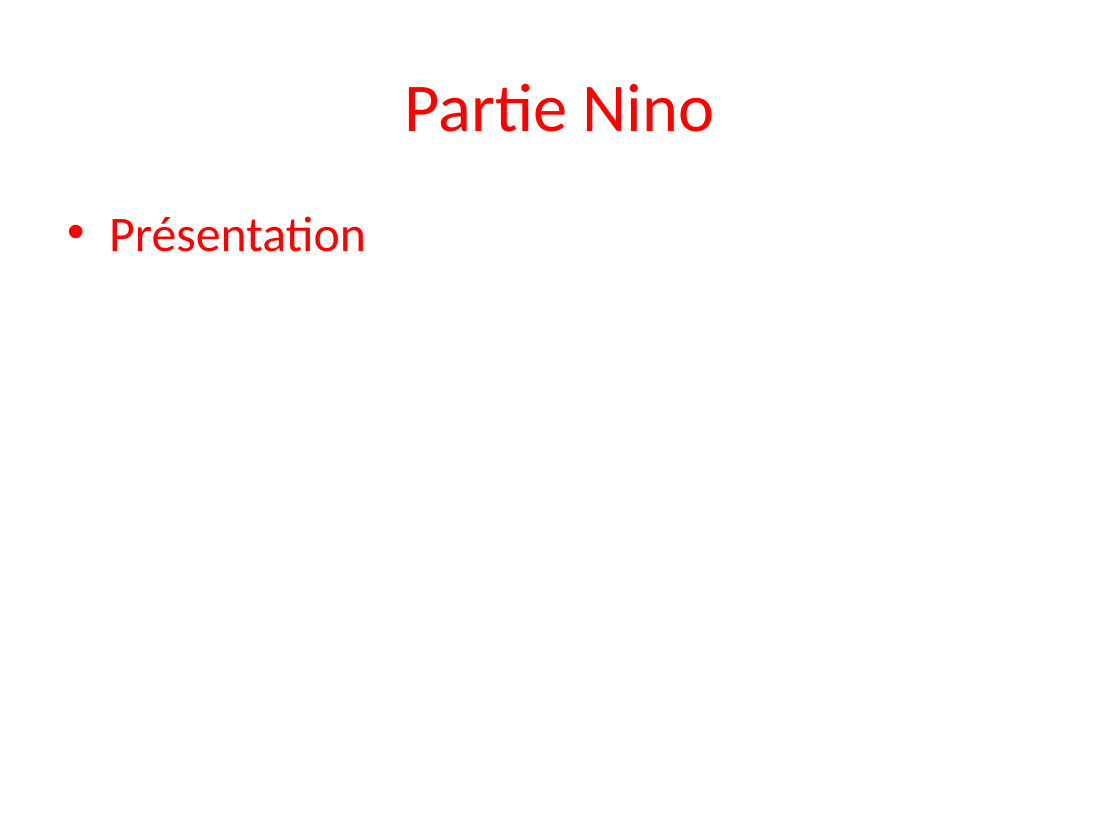
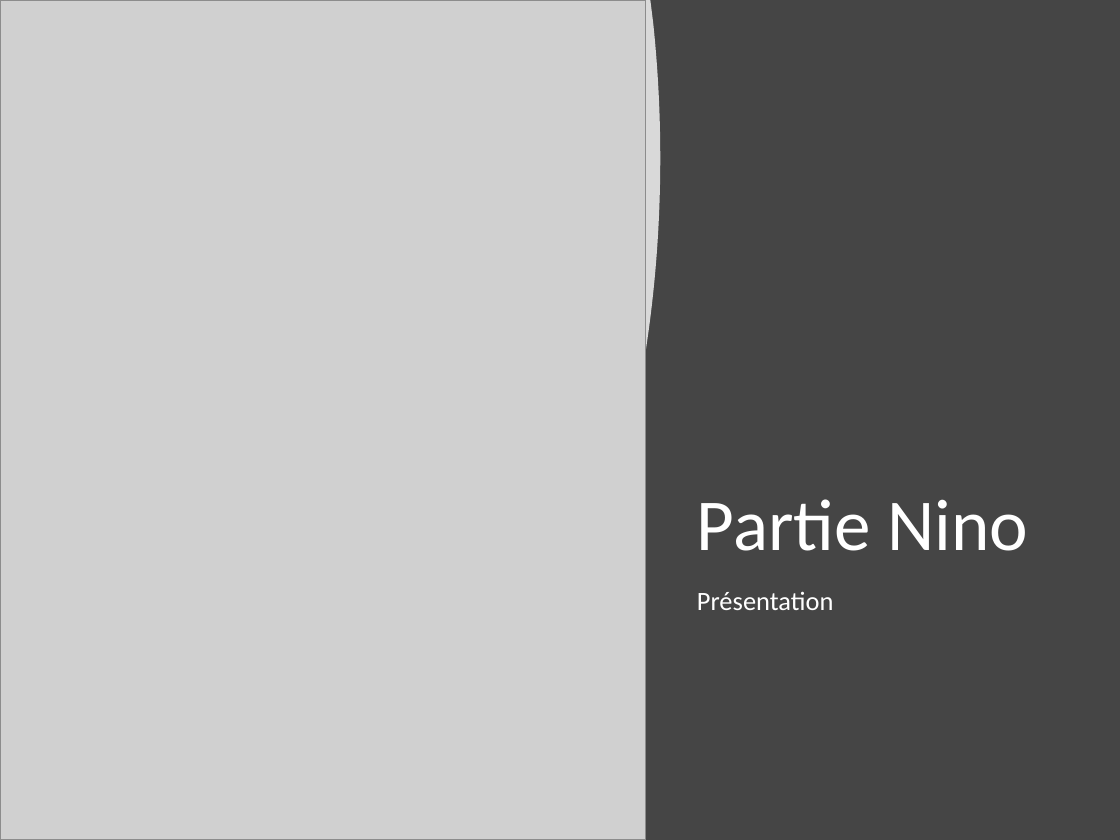
Before and after one commit to Mael-Le-Folgoc-Pontis/Proba, a slide deck: slide 3 of Probabilité et statistique.pptx. Drawn at 1120x840 pixels with LibreOffice and Linux fonts; fonts in the diff are those of the drawing; grey boxes stand for pictures; background and template pictures are left out. Boxes give left, top, right and bottom in pixels: in the first picture for what was removed or moved away, otherwise in the second. Text is boxed around its words. In the diff, an @@ line names an element or a change of style, - is before the commit and + after.

```diff
--- a/Probabilité et statistique.pptx
+++ b/Probabilité et statistique.pptx
@@ background picture (left out) to #454545 @@
@@ freeform shape added at (0, 0, 661, 840), fill #FFFFFF at 80% opacity @@
@@ picture added at (0, 0, 645, 840) @@
@@ title "Partie Nino": place and size @@
-title "Partie Nino" at (405, 83, 715, 132)
+title "Partie Nino" at (697, 499, 1028, 551)
@@ title "Partie Nino" at (697, 499, 1028, 551): size 44 to 47 pt, text colour #FF0000 to #FFFFFF; alignment centre to left; line spacing 1 to 0.9; vertical alignment middle to bottom @@
@@ text "Présentation": place and size @@
-text "Présentation" at (109, 216, 366, 252)
+text "Présentation" at (697, 591, 834, 610)
@@ text "Présentation" at (697, 591, 834, 610): size 32 to 17 pt, text colour #FF0000 to #FFFFFF; bullet • to none; line spacing 1 to 0.9; more space between paragraphs @@
```
Also in this commit, not shown: 5 other slides changed, 1 slide removed.
